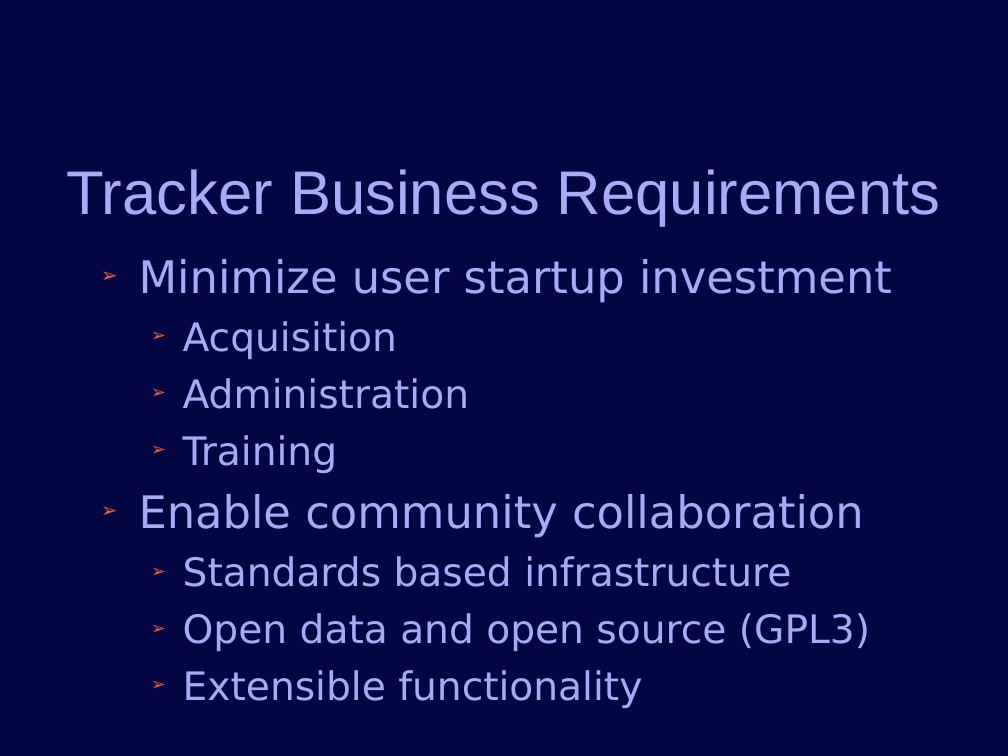
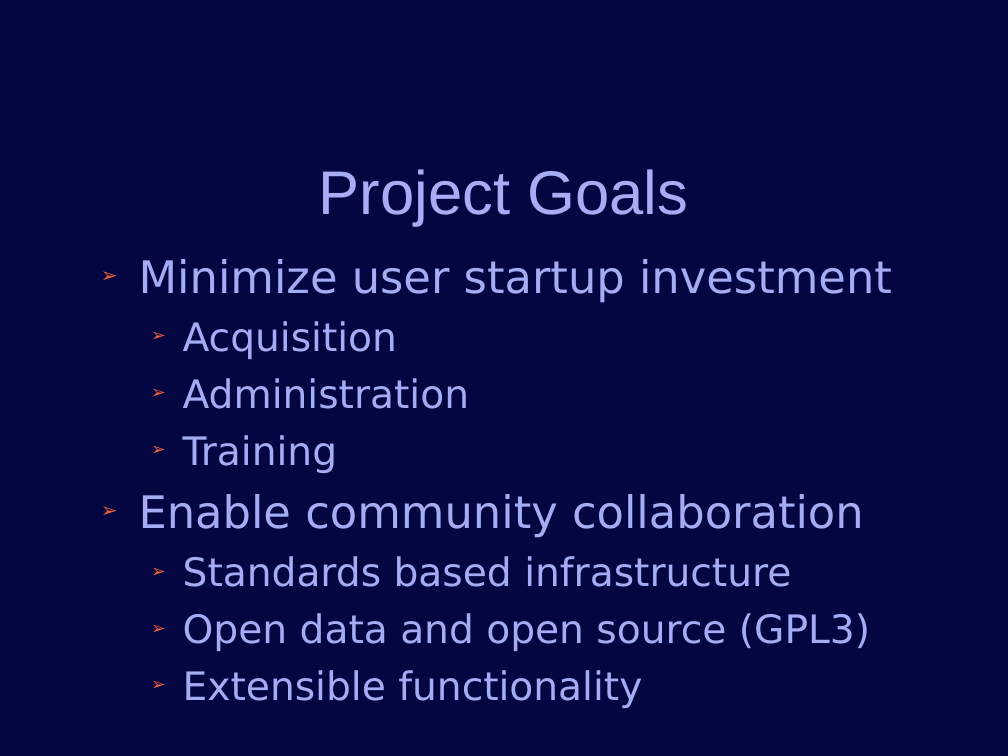
Before and after one commit to jconlon/Tracker, a slide deck: slide 8 of tracker/trunk/com.verticon.tracker.documentation/src/Tracker Introduction.odp (slide 6 before the commit). Drawn at 1008x756 pixels with LibreOffice and Linux fonts; fonts in the diff are those of the drawing; background and template pictures are left out. Boxes give left, top, right and bottom in pixels: in the first picture for what was removed or moved away, otherwise in the second. Text is boxed around its words. In the diff, an @@ line names an element or a change of style, - is before the commit and + after.

```diff
--- a/tracker/trunk/com.verticon.tracker.documentation/src/Tracker Introduction.odp
+++ b/tracker/trunk/com.verticon.tracker.documentation/src/Tracker Introduction.odp
@@ title at (319, 169, 689, 226): text changed @@
-Tracker Business Requirements
+Project Goals
```
Also in this commit, not shown: 5 other slides changed, 5 slides added, 2 slides removed.
